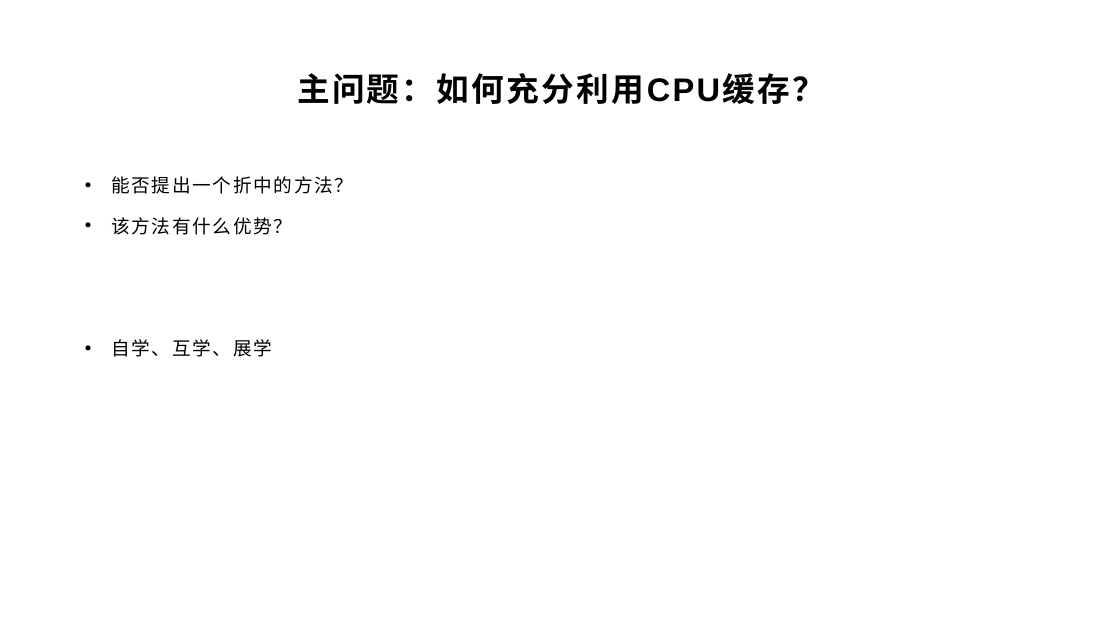
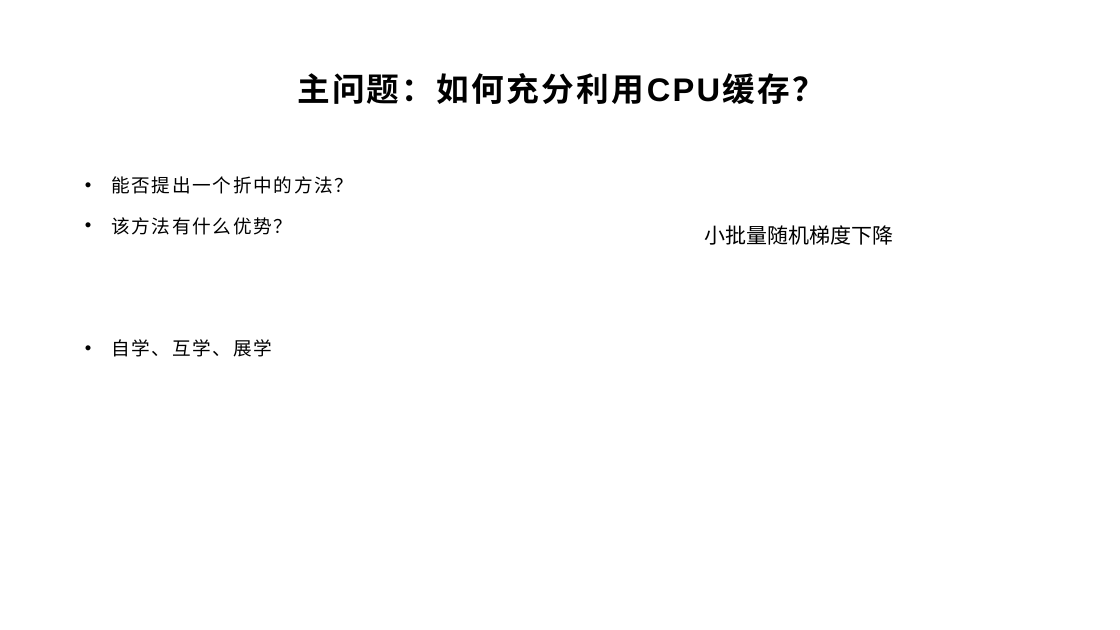
Before and after one commit to yyc-git/DeepLearningEdu, a slide deck: slide 8 of lessons/7_mini_batch/ppt/使用小批量随机梯度下降.pptx. Drawn at 1120x630 pixels with LibreOffice and Linux fonts; fonts in the diff are those of the drawing; background and template pictures are left out. Boxes give left, top, right and bottom in pixels: in the first picture for what was removed or moved away, otherwise in the second. Text is boxed around its words. In the diff, an @@ line names an element or a change of style, - is before the commit and + after.

```diff
--- a/lessons/7_mini_batch/ppt/使用小批量随机梯度下降.pptx
+++ b/lessons/7_mini_batch/ppt/使用小批量随机梯度下降.pptx
@@ text added at (705,225,894,245), 18 pt, text #000000 @@
+小批量随机梯度下降
```
Also in this commit, not shown: 6 other slides changed, 2 other files.
